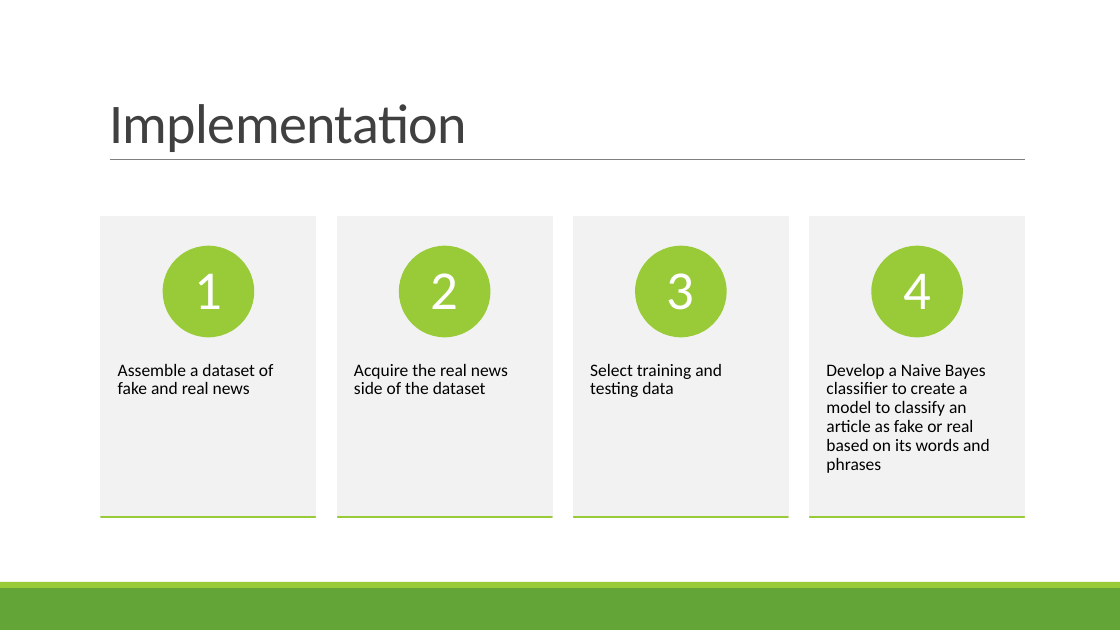
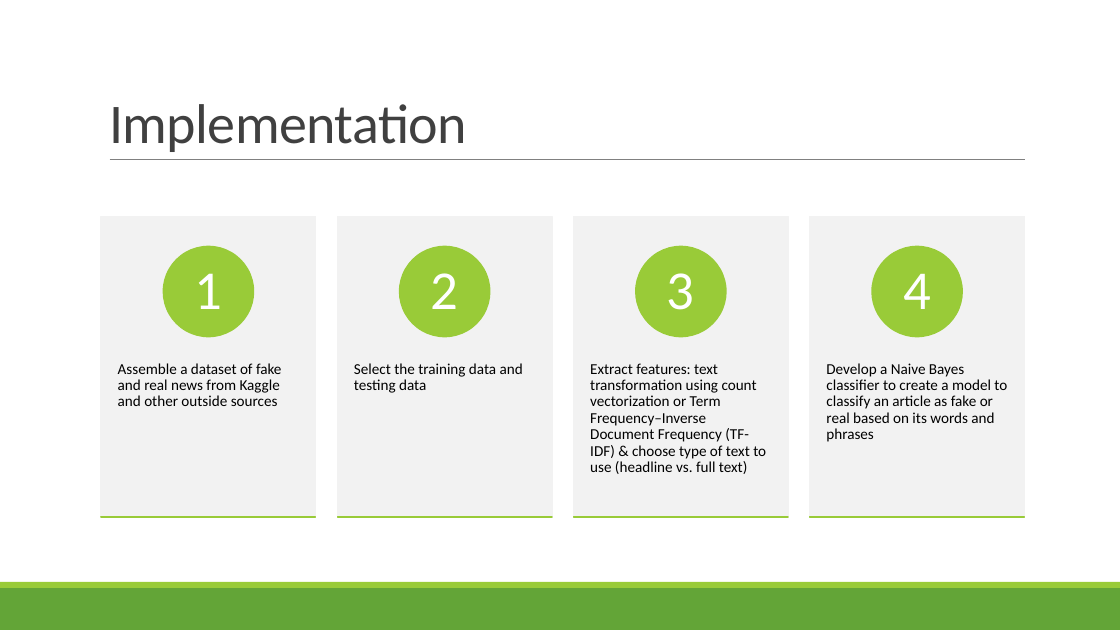
Before and after one commit to LinghanX/Project_Veritas, a slide deck: slide 8 of FakeNews.pptx (slide 7 before the commit). Drawn at 1120x630 pixels with LibreOffice and Linux fonts; fonts in the diff are those of the drawing. Boxes give left, top, right and bottom in pixels: in the first picture for what was removed or moved away, otherwise in the second. Text is boxed around its words. In the diff, an @@ line names an element or a change of style, - is before the commit and + after.

```diff
--- a/FakeNews.pptx
+++ b/FakeNews.pptx
@@ text "Develop a Naive Bayes classifier ..." at [826, 363, 1007, 442]: size 15 to 13 pt @@
@@ text at [118, 363, 281, 406]: text changed; size 15 to 13 pt @@
-Assemble a dataset of fake and real news
+Assemble a dataset of fake and real news from Kaggle and other outside sources
@@ text at [354, 363, 523, 393]: text changed; size 15 to 13 pt @@
-Select training and testing data
+Select the training data and testing data
@@ text removed at [354, 364, 508, 394] @@
-Acquire the real news side of the dataset
@@ text added at [590, 363, 766, 474], 13 pt, text #000000 @@
+Extract features: text transformation using count vectorization or Term Frequency–Inverse Document Frequency (TF-IDF) & choose type of text to use (headline vs. full text)
```
Also in this commit, not shown: 1 other slide changed, 1 slide added, 1 slide removed, 1 other file.
